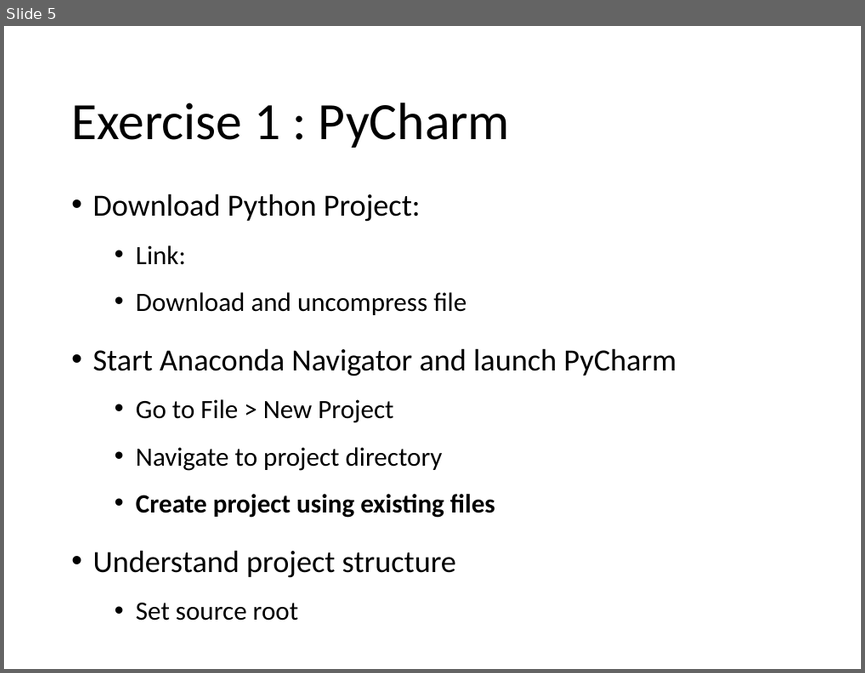
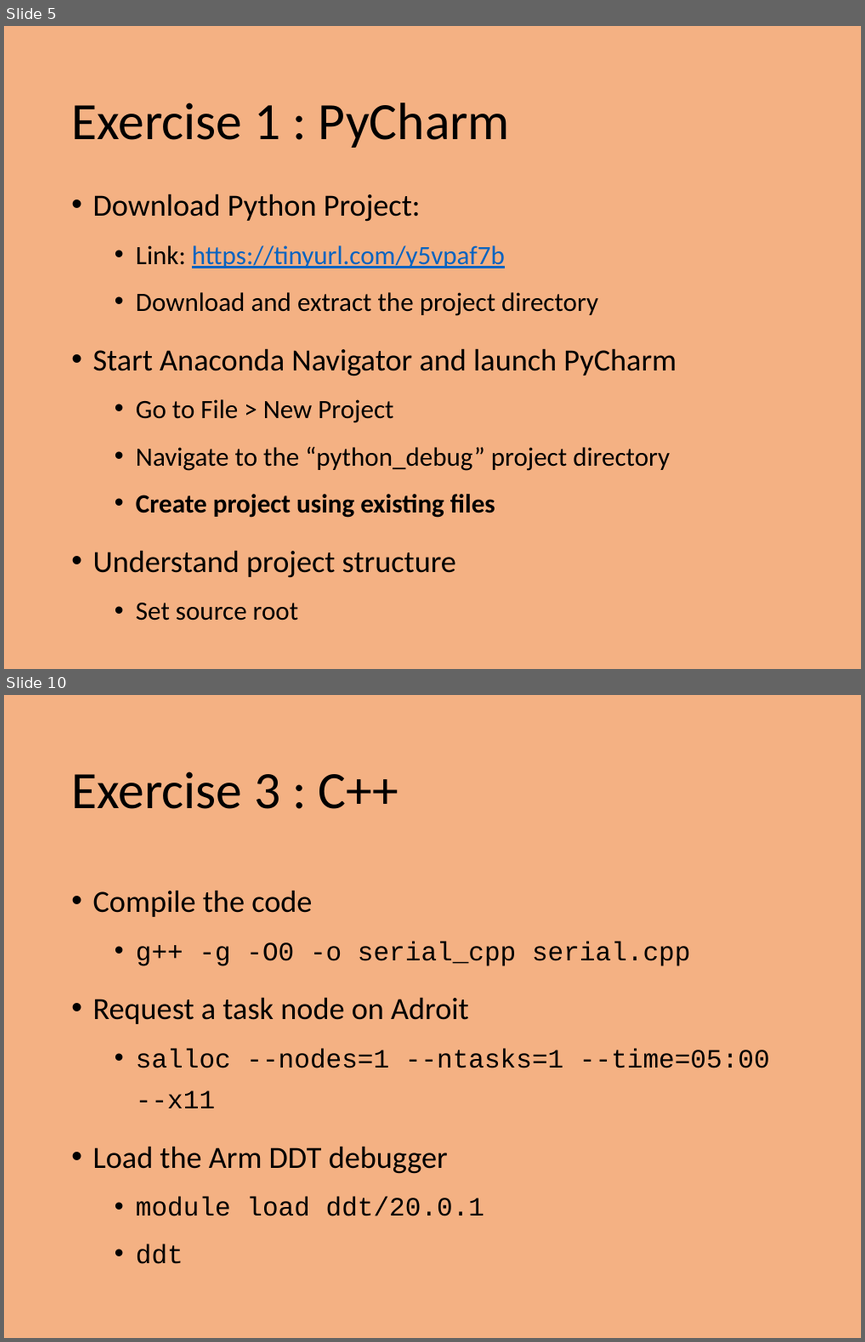
Before and after one commit to PrincetonUniversity/intro_debugging, a slide deck: 01_overview/Introduction_To_Debugging.pptx. Shown one above the other, each under a label of ours: slide 5 before the commit, slides 5 and 10 after it; the slides between them are not shown. The pictures are 865x673 and 865x1342 pixels, drawn with LibreOffice and Linux fonts; fonts in the diff are those of the drawing. Boxes give left, top, right and bottom in pixels: in the first picture for what was removed or moved away, otherwise in the second. Text is boxed around its words. In the diff, an @@ line names an element or a change of style, - is before the commit and + after.

```diff
--- a/01_overview/Introduction_To_Debugging.pptx
+++ b/01_overview/Introduction_To_Debugging.pptx
@@ slide 10 added at box(4, 695, 861, 1338), background #F4B183 @@
@@ title added at box(71, 771, 399, 809), 44 pt, text #000000 @@
+Exercise 3 : C++
@@ text added at box(93, 890, 770, 1264), 22.2 pt, text #000000 @@
+• Compile the code
+  • g++ -g -O0 -o serial_cpp serial.cpp
+• Request a task node on Adroit
+  • salloc --nodes=1 --ntasks=1 --time=05:00 --x11
+• Load the Arm DDT debugger
+  • module load ddt/20.0.1
+  • ddt
@@ slide 5 changed as well @@
@@ background #FFFFFF to #F4B183 @@
@@ text at box(136, 245, 598, 316): text changed @@
-  • Link:
-  • Download and uncompress file
+  • Link: https://tinyurl.com/y5vpaf7b
+  • Download and extract the project directory
@@ text at box(136, 446, 670, 471): text changed @@
-  • Navigate to project directory
+  • Navigate to the “python_debug” project directory
```
Also in this commit, not shown: 5 other slides changed, 3 other slides added, 1 slide removed, 10 other files.
